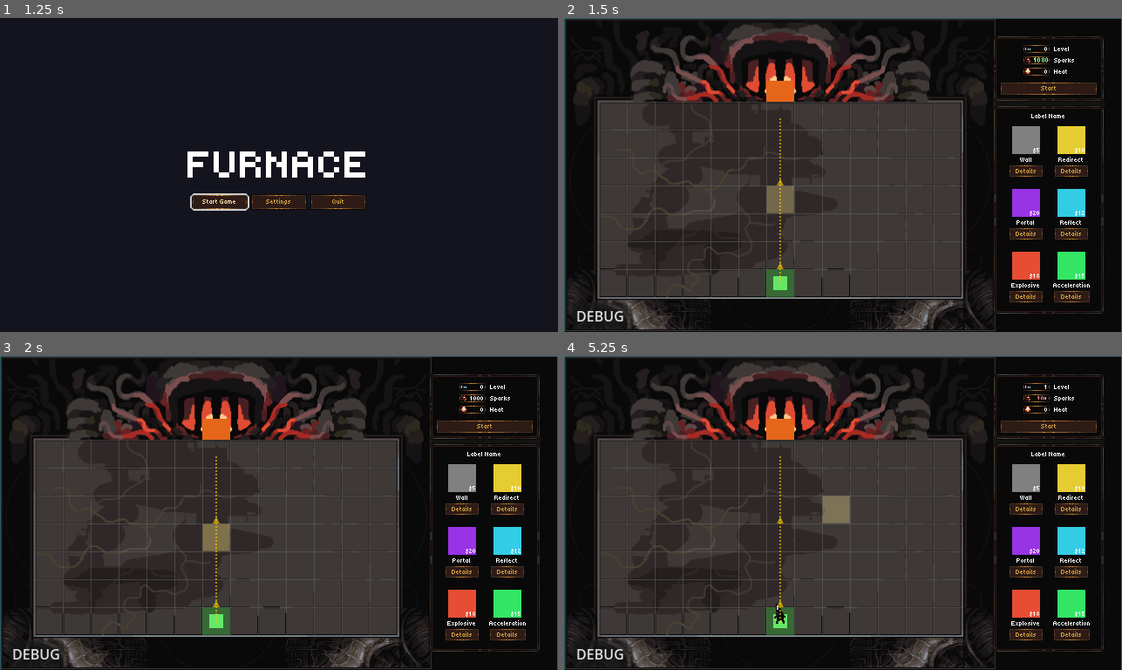
Above: before the commit, frames 1-4 (two rows, left to right).
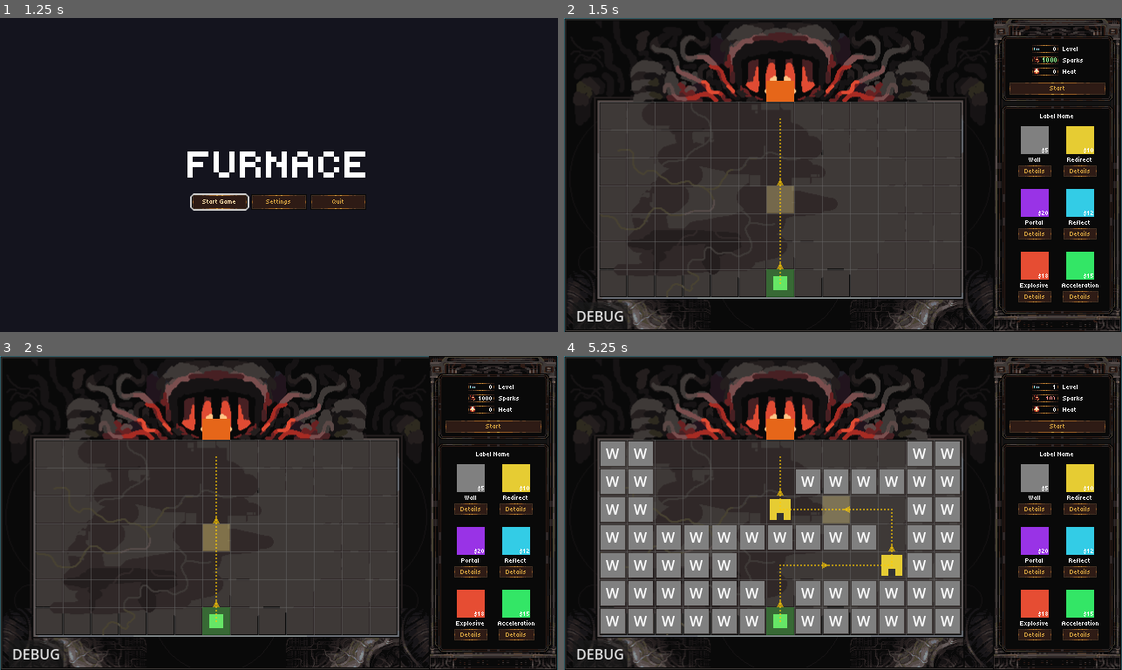
Above: after the commit, the same moments.

Repository: Arcane-Laboratory/Furnace
Game: Godot game, scene res://scenes/ui/title_screen.tscn
Same seed, same stepped clock (60 frames per second), same inputs: the game is played once before the commit and once after it. Sound files missing from this copy of the repository are replaced by a short silence.
Inputs (mouse positions are in pixels of both pictures, inside the frame that each line leads up to):
- Up to frame 1 (1.25 s): tap Enter at 0.5 s; move the mouse to (401, 159) at 0.52 s; tap P at 0.6 s; click (401, 159) at 0.67 s
- Up to frame 2 (1.5 s): click "Start Game" at 1.25 s
- Up to frame 3 (2 s): no input
- Up to frame 4 (5.25 s): click "Start" at 2 s; click (1055, 425) at 2.75 s, where only the run after the commit has a clickable "Start"; click "DEBUG" at 3.5 s; click "Go to Level..." at 4.25 s; click "Level 1" at 5 s

Frame 1 is identical in both runs. In frame 2, 6.9% of the frame differs, in the area x 76-100%, y 0-100%; in frame 3, 6.9%; in frame 4, 28%, in the area x 6-100%, y 0-100%.

Commit message:
Game Menu UI Background

Diff:
--- a/godot/resources/levels/level_1.tres
+++ b/godot/resources/levels/level_1.tres
@@ -1,27 +1,26 @@
-[gd_resource type="Resource" script_class="LevelData" load_steps=6 format=3 uid="uid://dvhhtfidhsaa"]
+[gd_resource type="Resource" script_class="LevelData" load_steps=3 format=3 uid="uid://je9rp07th3ti"]
 
 [ext_resource type="Script" uid="uid://bbkvpakf3hhjq" path="res://scripts/resources/level_data.gd" id="1"]
 [ext_resource type="Script" uid="uid://oi70e4rojnys" path="res://scripts/resources/enemy_wave_entry.gd" id="2"]
 
-[sub_resource type="Resource" id="Resource_sfdh2"]
+[sub_resource type="Resource" id="Resource_wave1"]
 script = ExtResource("2")
-metadata/_custom_type_script = "uid://oi70e4rojnys"
-
-[sub_resource type="Resource" id="Resource_yc005"]
-script = ExtResource("2")
-enemy_type = 1
-delay = 2.0
-metadata/_custom_type_script = "uid://oi70e4rojnys"
-
-[sub_resource type="Resource" id="Resource_117ja"]
-script = ExtResource("2")
-delay = 4.0
+enemy_type = 0
+spawn_point = 0
+delay = 0.0
 metadata/_custom_type_script = "uid://oi70e4rojnys"
 
 [resource]
 script = ExtResource("1")
-level_name = "Tutorial"
+level_number = 1
+level_name = "Level 1 (Kevin V1)"
+starting_resources = 20
 spawn_points = Array[Vector2i]([Vector2i(6, 6)])
-enemy_waves = Array[ExtResource("2")]([SubResource("Resource_sfdh2"), SubResource("Resource_yc005"), SubResource("Resource_117ja")])
-hint_text = "Welcome! Place redirect runes to guide the fireball. Rotate them during build phase to change direction."
-allowed_runes = Array[int]([0, 2])
+furnace_position = Vector2i(6, 0)
+terrain_blocked = Array[Vector2i]([])
+preset_walls = Array[Vector2i]([Vector2i(0, 0), Vector2i(0, 1), Vector2i(0, 2), Vector2i(0, 3), Vector2i(0, 4), Vector2i(0, 5), Vector2i(0, 6), Vector2i(1, 0), Vector2i(1, 1), Vector2i(1, 2), Vector2i(1, 3), Vector2i(1, 4), Vector2i(1, 5), Vector2i(1, 6), Vector2i(2, 3), Vector2i(2, 4), Vector2i(2, 5), Vector2i(2, 6), Vector2i(3, 3), Vector2i(3, 4), Vector2i(3, 5), Vector2i(3, 6), Vector2i(4, 3), Vector2i(4, 4), Vector2i(4, 5), Vector2i(4, 6), Vector2i(5, 3), Vector2i(5, 5), Vector2i(5, 6), Vector2i(6, 3), Vector2i(7, 1), Vector2i(7, 3), Vector2i(7, 5), Vector2i(7, 6), Vector2i(8, 1), Vector2i(8, 3), Vector2i(8, 5), Vector2i(8, 6), Vector2i(9, 1), Vector2i(9, 3), Vector2i(9, 5), Vector2i(9, 6), Vector2i(10, 1), Vector2i(10, 5), Vector2i(10, 6), Vector2i(11, 0), Vector2i(11, 1), Vector2i(11, 2), Vector2i(11, 3), Vector2i(11, 4), Vector2i(11, 5), Vector2i(11, 6), Vector2i(12, 0), Vector2i(12, 1), Vector2i(12, 2), Vector2i(12, 3), Vector2i(12, 4), Vector2i(12, 5), Vector2i(12, 6)])
+preset_runes = Array[Dictionary]([{"position": Vector2i(6, 2), "type": "redirect", "direction": "east", "uses": 0}, {"position": Vector2i(10, 4), "type": "redirect", "direction": "west", "uses": 0}])
+enemy_waves = Array[ExtResource("2")]([SubResource("Resource_wave1")])
+allowed_runes = Array[int]([])
+hint_text = "The furnace only has one flame. How can we make it last?"
+par_time_seconds = 60.0
--- a/godot/resources/levels/level_2.tres
+++ b/godot/resources/levels/level_2.tres
@@ -13,14 +13,14 @@
 [resource]
 script = ExtResource("1")
 level_number = 2
-level_name = "hi 2"
-starting_resources = 100
-spawn_points = Array[Vector2i]([Vector2i(6, 6), Vector2i(0, 6), Vector2i(2, 6), Vector2i(8, 5)])
+level_name = "Level 1 (Kevin V1)"
+starting_resources = 20
+spawn_points = Array[Vector2i]([Vector2i(6, 6)])
 furnace_position = Vector2i(6, 0)
-terrain_blocked = Array[Vector2i]([Vector2i(0, 4), Vector2i(1, 4), Vector2i(2, 4), Vector2i(3, 4), Vector2i(4, 4), Vector2i(5, 4), Vector2i(6, 4), Vector2i(7, 1), Vector2i(8, 1), Vector2i(8, 0)])
-preset_walls = Array[Vector2i]([Vector2i(0, 0), Vector2i(5, 2), Vector2i(7, 4), Vector2i(8, 0)])
-preset_runes = Array[Dictionary]([])
+terrain_blocked = Array[Vector2i]([])
+preset_walls = Array[Vector2i]([Vector2i(0, 0), Vector2i(0, 1), Vector2i(0, 2), Vector2i(0, 3), Vector2i(0, 4), Vector2i(0, 5), Vector2i(0, 6), Vector2i(1, 0), Vector2i(1, 1), Vector2i(1, 2), Vector2i(1, 3), Vector2i(1, 4), Vector2i(1, 5), Vector2i(1, 6), Vector2i(2, 3), Vector2i(2, 4), Vector2i(2, 5), Vector2i(2, 6), Vector2i(3, 3), Vector2i(3, 4), Vector2i(3, 5), Vector2i(3, 6), Vector2i(4, 3), Vector2i(4, 4), Vector2i(4, 5), Vector2i(4, 6), Vector2i(5, 3), Vector2i(5, 5), Vector2i(5, 6), Vector2i(6, 3), Vector2i(7, 1), Vector2i(7, 3), Vector2i(7, 5), Vector2i(7, 6), Vector2i(8, 1), Vector2i(8, 3), Vector2i(8, 5), Vector2i(8, 6), Vector2i(9, 1), Vector2i(9, 3), Vector2i(9, 5), Vector2i(9, 6), Vector2i(10, 1), Vector2i(10, 5), Vector2i(10, 6), Vector2i(11, 0), Vector2i(11, 1), Vector2i(11, 2), Vector2i(11, 3), Vector2i(11, 4), Vector2i(11, 5), Vector2i(11, 6), Vector2i(12, 0), Vector2i(12, 1), Vector2i(12, 2), Vector2i(12, 3), Vector2i(12, 4), Vector2i(12, 5), Vector2i(12, 6)])
+preset_runes = Array[Dictionary]([{"position": Vector2i(5, 4), "type": "redirect", "direction": "east", "uses": 0}, {"position": Vector2i(10, 2), "type": "redirect", "direction": "south", "uses": 0}, {"position": Vector2i(10, 4), "type": "redirect", "direction": "west", "uses": 0}])
 enemy_waves = Array[ExtResource("2")]([SubResource("Resource_wave1")])
 allowed_runes = Array[int]([])
-hint_text = "abc"
+hint_text = "Our flames aren't hitting anything. We'll need to redirect them!"
 par_time_seconds = 60.0
--- a/godot/scenes/game/game_scene.tscn
+++ b/godot/scenes/game/game_scene.tscn
@@ -1,9 +1,10 @@
-[gd_scene load_steps=5 format=3 uid="uid://b06ob7kxsjkag"]
+[gd_scene load_steps=6 format=3 uid="uid://b06ob7kxsjkag"]
 
-[ext_resource type="Script" uid="uid://bvxxnk05lkk4q" path="res://scripts/game/game_scene.gd" id="1_game"]
+[ext_resource type="Script" uid="uid://c0rix0gyi2o0x" path="res://scripts/game/game_scene.gd" id="1_game"]
 [ext_resource type="PackedScene" uid="uid://t3stfxka0jty" path="res://scenes/ui/pause_menu.tscn" id="2_pause"]
 [ext_resource type="PackedScene" uid="uid://b3jhhs6h1vujk" path="res://scenes/ui/game_menu.tscn" id="2_ydf3n"]
-[ext_resource type="Script" uid="uid://bkx4rum0dc8ux" path="res://scripts/game/path_preview.gd" id="3_path_preview"]
+[ext_resource type="StyleBox" uid="uid://dlbfo6wh0pcbr" path="res://style_box_9p_large.tres" id="3_p0de3"]
+[ext_resource type="Script" uid="uid://cjysgd6un04nh" path="res://scripts/game/path_preview.gd" id="3_path_preview"]
 
 [node name="GameScene" type="Node2D"]
 script = ExtResource("1_game")
@@ -61,30 +62,6 @@
 horizontal_alignment = 1
 vertical_alignment = 1
 
-[node name="RightPanel" type="PanelContainer" parent="UILayer"]
-custom_minimum_size = Vector2(128, 320)
-anchors_preset = 6
-anchor_left = 1.0
-anchor_top = 0.5
-anchor_right = 1.0
-anchor_bottom = 0.5
-offset_left = -148.0
-offset_top = -160.0
-offset_right = -20.0
-offset_bottom = 160.0
-grow_horizontal = 0
-grow_vertical = 2
-
-[node name="CenterContainer" type="CenterContainer" parent="UILayer/RightPanel"]
-layout_mode = 2
-
-[node name="VBoxContainer" type="VBoxContainer" parent="UILayer/RightPanel/CenterContainer"]
-layout_mode = 2
-theme_override_constants/separation = 8
-
-[node name="GameMenu" parent="UILayer/RightPanel/CenterContainer/VBoxContainer" instance=ExtResource("2_ydf3n")]
-layout_mode = 2
-
 [node name="ActiveUI" type="Control" parent="UILayer"]
 visible = false
 layout_mode = 3
@@ -100,5 +77,29 @@
 offset_bottom = 20.0
 text = "Wave in Progress..."
 
+[node name="CenterContainer" type="CenterContainer" parent="UILayer"]
+offset_left = 492.0
+offset_right = 640.0
+offset_bottom = 360.0
+
+[node name="Panel" type="Panel" parent="UILayer/CenterContainer"]
+custom_minimum_size = Vector2(147, 360)
+layout_mode = 2
+theme_override_styles/panel = ExtResource("3_p0de3")
+
+[node name="RightPanel" type="PanelContainer" parent="UILayer"]
+custom_minimum_size = Vector2(128, 320)
+offset_left = 502.0
+offset_top = 20.0
+offset_right = 630.0
+offset_bottom = 340.0
+
+[node name="VBoxContainer" type="VBoxContainer" parent="UILayer/RightPanel"]
+layout_mode = 2
+theme_override_constants/separation = 8
+
+[node name="GameMenu" parent="UILayer/RightPanel/VBoxContainer" instance=ExtResource("2_ydf3n")]
+layout_mode = 2
+
 [node name="PauseMenu" parent="." instance=ExtResource("2_pause")]
 visible = false
--- /dev/null
+++ b/godot/style_box_9p_large.tres
@@ -0,0 +1,10 @@
+[gd_resource type="StyleBoxTexture" load_steps=2 format=3 uid="uid://dlbfo6wh0pcbr"]
+
+[ext_resource type="Texture2D" uid="uid://dt03y4a5rxvvs" path="res://resources/ui_assets/9p_big.png" id="1_w4fo2"]
+
+[resource]
+texture = ExtResource("1_w4fo2")
+texture_margin_left = 32.0
+texture_margin_top = 64.0
+texture_margin_right = 32.0
+texture_margin_bottom = 64.0
Not shown: 1 places in godot/resources/levels/level_2.tres that only renumber resources
Binary file added: godot/resources/ui_assets/9p_big.png
